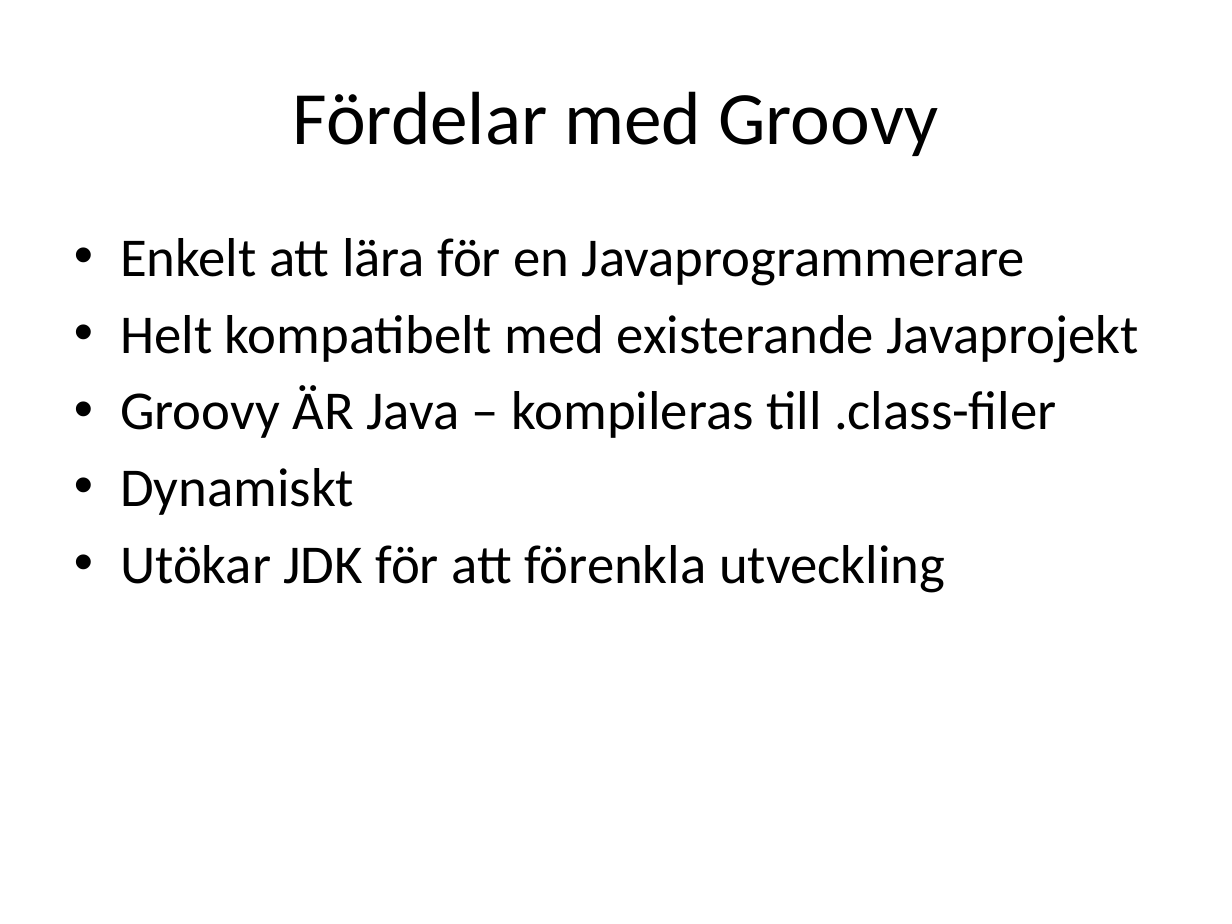
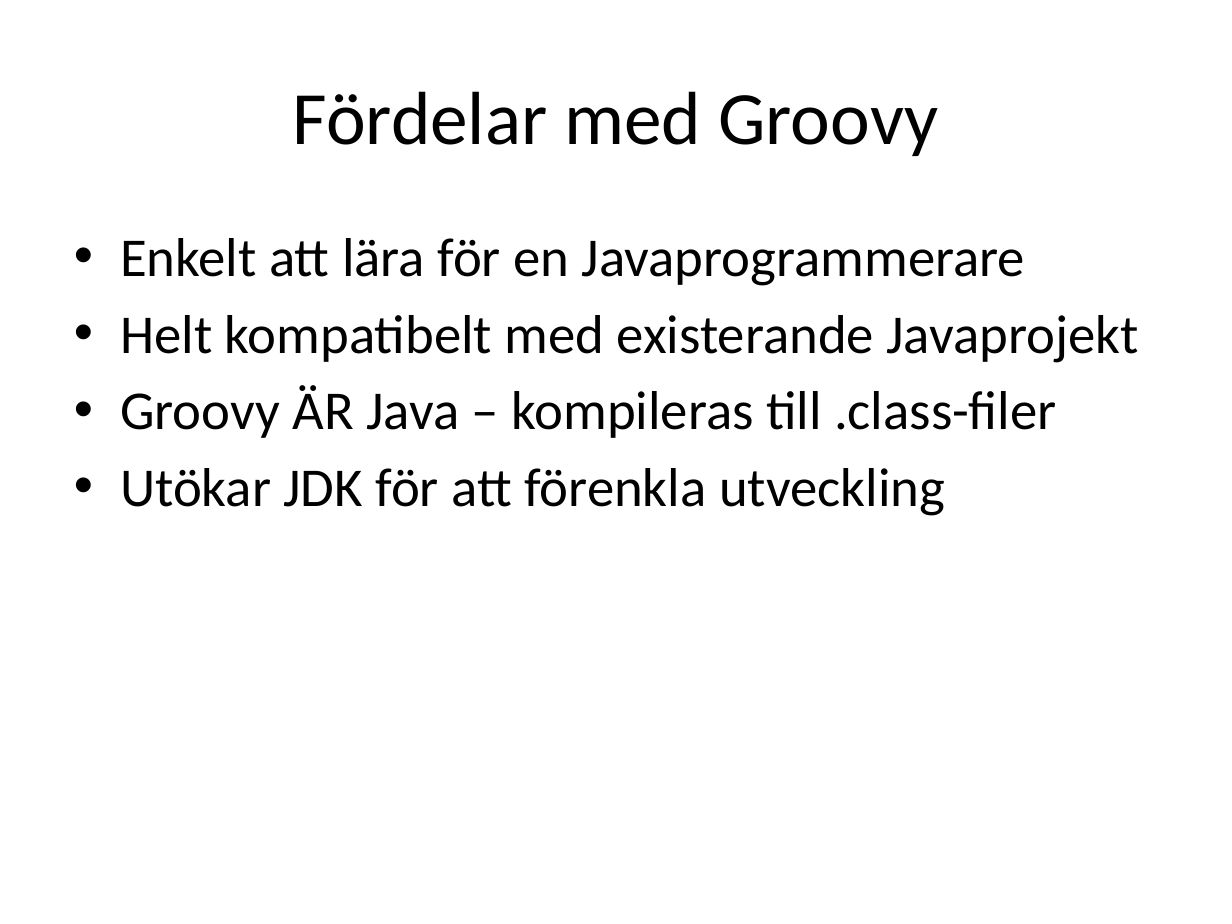
Before and after one commit to me97esn/groovyseminarium, a slide deck: slide 16 of groovyseminarie/dokument/groovyseminarium_source.pptx (slide 15 before the commit). Drawn at 1232x924 pixels with LibreOffice and Linux fonts; fonts in the diff are those of the drawing. Boxes give left, top, right and bottom in pixels: in the first picture for what was removed or moved away, otherwise in the second. Text is boxed around its words. In the diff, an @@ line names an element or a change of style, - is before the commit and + after.

```diff
--- a/groovyseminarie/dokument/groovyseminarium_source.pptx
+++ b/groovyseminarie/dokument/groovyseminarium_source.pptx
@@ text at (120, 468, 354, 515): paragraph removed @@
-• Dynamiskt
```
Also in this commit, not shown: 7 other slides changed, 12 slides added, 3 slides removed, 10 other files.
